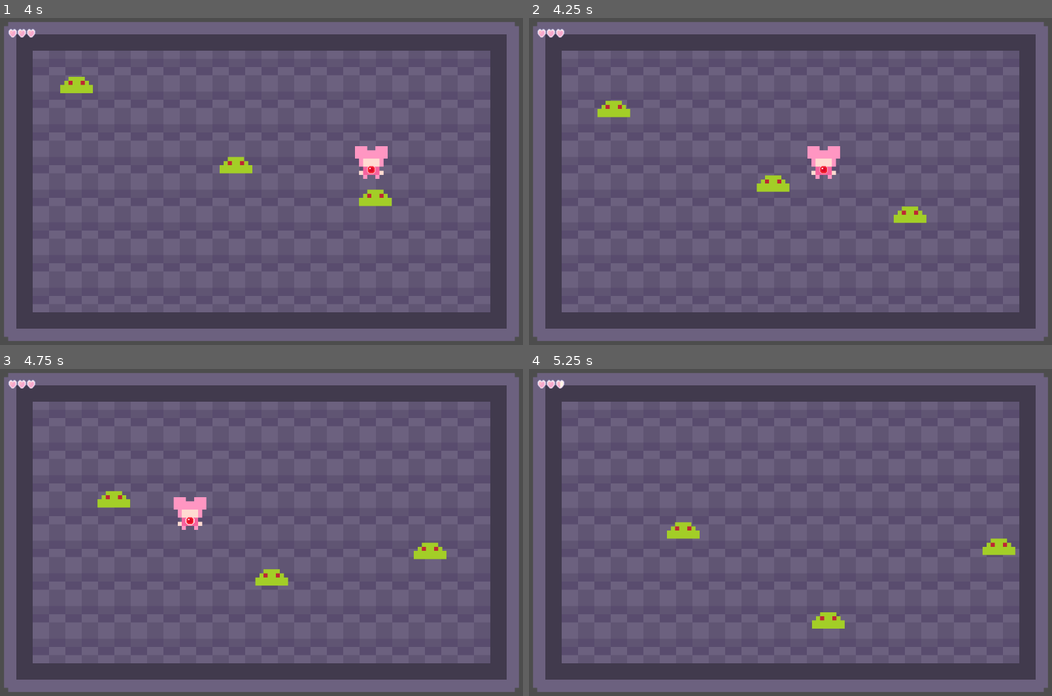
Above: before the commit, frames 1-4 (two rows, left to right).
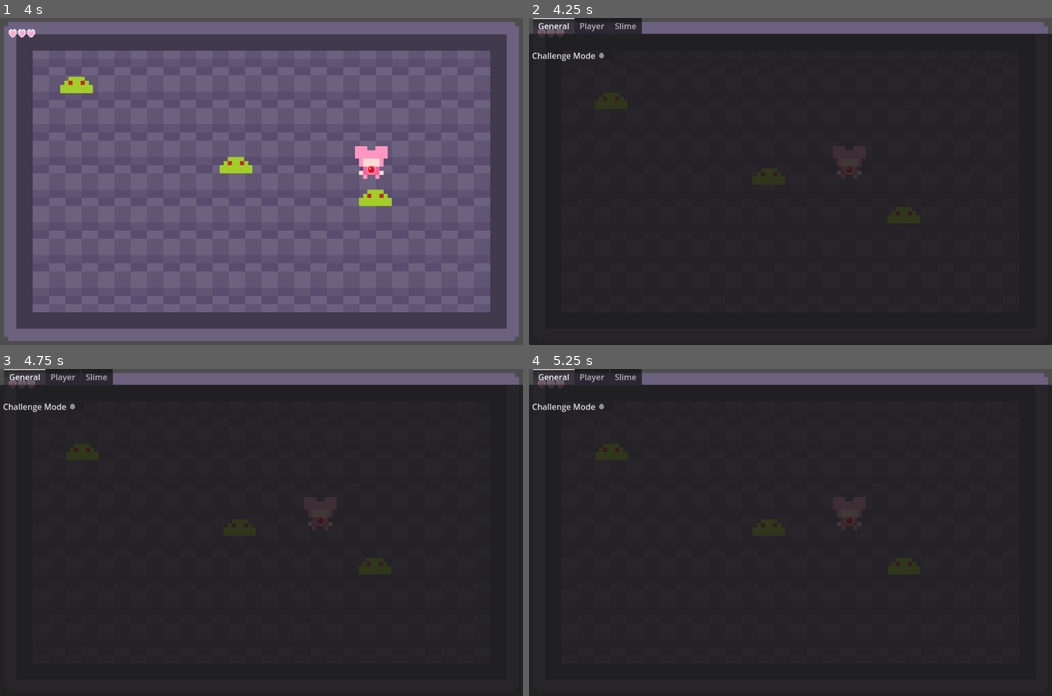
Above: after the commit, the same moments.

Repository: MagicalMegaDev/Magical-Persona-Repo
Game: Godot game, scene res://Assets/Scenes/main.tscn
Same seed, same stepped clock (60 frames per second), same inputs: the game is played once before the commit and once after it.
Inputs:
- Up to frame 1 (4 s): tap Enter at 0.5 s; hold D (move_right) 0.53-1.28 s; tap Space (speed) every 0.75 s from 0.6 to 3.6 s; hold S (move_down) 1.28-2.03 s; hold D (move_right) 2.03-2.78 s; hold W (move_up) 2.78-3.53 s; hold A (move_left) from 3.53 s (still down)
- Up to frame 2 (4.25 s): keep holding A (move_left); tap Tab (debug_menu) at 4.15 s
- Up to frame 3 (4.75 s): keep holding A (move_left); tap Space (speed) at 4.35 s
- Up to frame 4 (5.25 s): release A (move_left) at 5.03 s; hold S (move_down) from 5.03 s (still down); tap Space (speed) at 5.1 s

Frame 1 is identical in both runs. In frame 2, 96% of the frame differs, in the area x 0-100%, y 0-100%; in frame 3, 96%; in frame 4, 96%.
Error before the commit: Invalid call. Nonexistent function 'is_action_just_pressed' in base 'InputEventKey'. (res://Assets/Scripts/Globals/DebugMenu.gd:23)

Commit message:
DebugMenu.gd refactor 2

Diff:
--- a/Assets/Scripts/Globals/DebugMenu.gd
+++ b/Assets/Scripts/Globals/DebugMenu.gd
@@ -1,3 +1,4 @@
+#manages the runtime debug menu with object inspectors
 extends CanvasLayer
 
 # Stores Debug Inspectors by category tab.
@@ -16,18 +17,20 @@
 func _ready():
 	#Ensure the tab container is assigned and hide it
 	assert(tab_container, "Debug Menu has no Tab Container assigned!")
+	set_process_unhandled_input(true)
 	tab_container.visible = false
 
 func _unhandled_input(event: InputEvent) -> void:
 	#Toggle the debug menu when button is pressed
-	if(event.is_action_just_pressed("debug_menu")):
-		toggle_menu
+	if(event.is_action_pressed("debug_menu")):
+		toggle_menu()
 
 #Helper function to toggle the menu and pause the game.
 func toggle_menu() -> void:
-		tab_container.visible = !tab_container.visible
-		get_tree().paused = tab_container.visible
+	tab_container.visible = !tab_container.visible
+	get_tree().paused = tab_container.visible
 
+#Builds a new tab to hold inspectors
 func _create_panel(panel_name:String):
 	var panel := PanelContainer.new()
 	panel.name = panel_name
@@ -53,6 +56,7 @@
 
 	categories[panel.name] = panel
 
+#Adds an inspector under the requested category
 func _add_inspector(inspector:Object, category:String):
 	var id := inspector.get_instance_id()
 	if(inspected_objects.has(id)):
@@ -64,12 +68,15 @@
 		_create_panel(category)
 	var this_panel:PanelContainer = categories[category]
 	var grid = this_panel.find_child("InspectorGrid", true, false)
+	if(grid == null):
+		push_warning("InspectorGrid missing in panel %s" % category)
+		return
 	new_inspector.size_flags_horizontal = Control.SIZE_EXPAND_FILL
 	new_inspector.size_flags_vertical = Control.SIZE_EXPAND_FILL
 	grid.add_child(new_inspector)
 	inspected_objects[id] = new_inspector
 
-
+#Emits a signal based on the state of the challenge toggle.
 func _on_challenge_toggled(toggled_on):
 	if(toggled_on):
 		challenge_enabled.emit()
